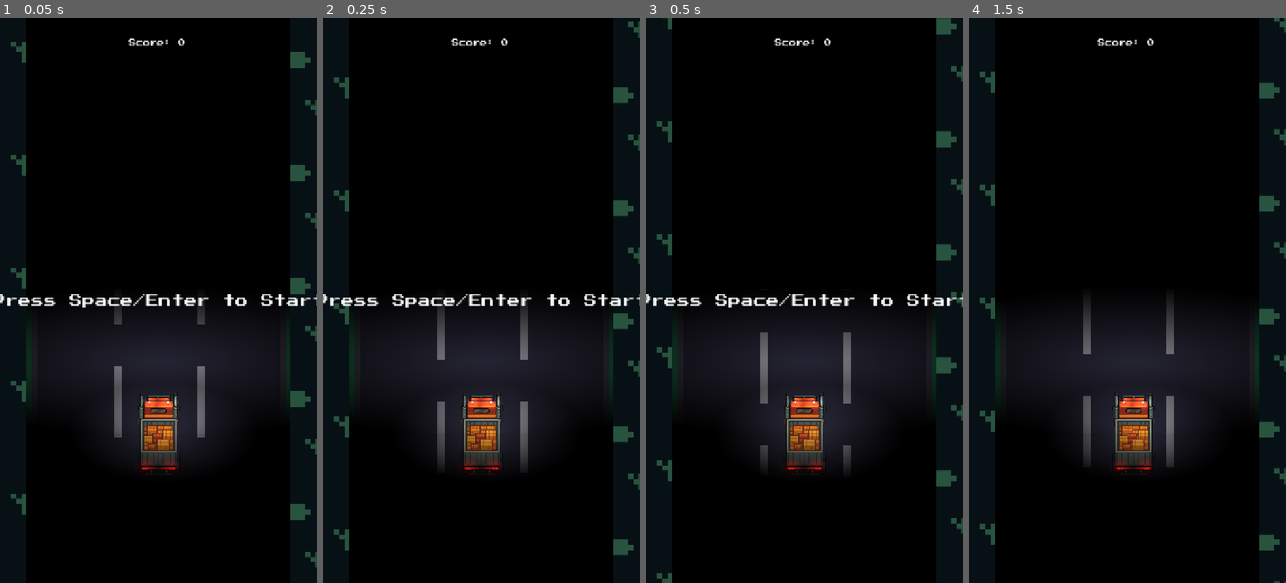
Above: before the commit, frames 1-4 (left to right).
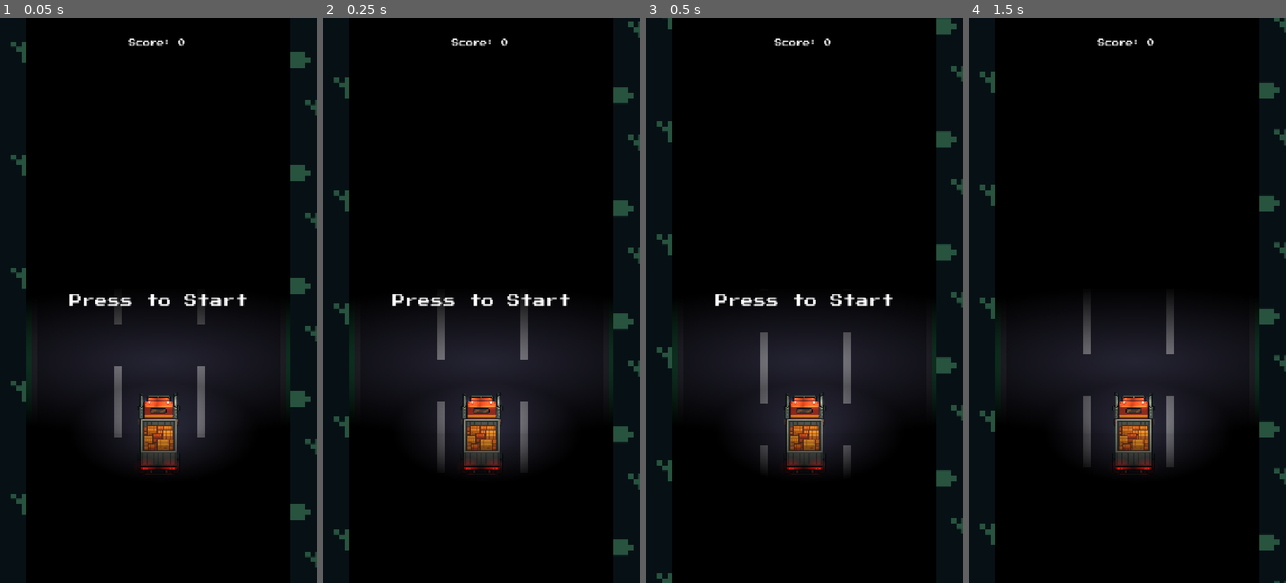
Above: after the commit, the same moments.

Repository: kevin-ai-04/night-trucker-game
Game: Godot game, scene res://main.tscn
Two runs of this game, one before a commit and one after it. Both use one fixed random seed, a clock stepped at 60 frames per second and the inputs below. The engine's default icon, where the game draws it, is replaced by a stand-in: a white triangle on a blue panel in a dark square. Sound files missing from this copy of the repository are replaced by a short silence.
Inputs (mouse positions are in pixels of both pictures, inside the frame that each line leads up to):
- Up to frame 1 (0.05 s): no input
- Up to frame 2 (0.25 s): no input
- Up to frame 3 (0.5 s): no input
- Up to frame 4 (1.5 s): tap Space (start_game) at 0.5, 1.35 s; move the mouse to (1197, 272) at 0.52 s; hold Right (move_right) 0.53-1.28 s; hold Space (start_game) 0.53-1.28 s; click (1197, 272) at 0.67 s; move the mouse to (1064, 328) at 1.27 s; hold Left (move_left) from 1.28 s (still down); click (1064, 328) at 1.42 s

The runs differ from the first frame. In frame 1, 0.9% of the frame differs, in the area x 0-100%, y 48-52%; in frame 2, 0.9%; in frame 3, 0.9%; in frame 4, nothing differs.

Commit message:
mobile support added

Diff:
--- a/main.gd
+++ b/main.gd
@@ -64,20 +64,30 @@
 	obstacle_timer.stop()
 
 	hud.get_node("ScoreLabel").text = "Score: " + str(score)
-	hud.get_node("MessageLabel").text = "Press Space/Enter to Start"
+	hud.get_node("MessageLabel").text = "Press to Start"
 	hud.get_node("MessageLabel").show()
 	retry_button.hide()
 	engine_sound_player.stop()
 
 func _unhandled_input(event):
-	if event.is_action_pressed("start_game") and not is_game_active:
-		get_tree().paused = false # Add this line
-		is_game_active = true
-		score = 0
-		hud.get_node("MessageLabel").hide()
-		hud.get_node("ScoreLabel").text = "Score: " + str(score)
-		obstacle_timer.start()
-		engine_sound_player.play()
+	# Only check for input if the game is not active
+	if not is_game_active:
+		# Check for keyboard start OR a screen tap/mouse click
+		var keyboard_start = event.is_action_pressed("start_game")
+		var screen_tap_start = event is InputEventMouseButton and event.button_index == MOUSE_BUTTON_LEFT and event.is_pressed()
+
+		if keyboard_start or screen_tap_start:
+			get_tree().paused = false
+			is_game_active = true
+			score = 0
+
+			# Update UI for game start
+			hud.get_node("MessageLabel").hide()
+			hud.get_node("ScoreLabel").text = "Score: " + str(score)
+
+			# Start the timers and sounds
+			obstacle_timer.start()
+			engine_sound_player.play()
 
 func _on_player_hit():
 	sfx_crash.play() # Add this line
Not shown, added: build/web/index.144x144.png.import
Not shown, added: build/web/index.180x180.png.import
Not shown, added: build/web/index.512x512.png.import
Not shown, added: build/web/index.apple-touch-icon.png.import
Not shown, added: build/web/index.icon.png.import
Not shown, added: build/web/index.png.import
Not shown, changed: export_presets.cfg
Not shown, changed: build/web/index.144x144.png
Not shown, changed: build/web/index.180x180.png
Not shown, changed: build/web/index.512x512.png
Not shown, changed: build/web/index.apple-touch-icon.png
Not shown, changed: build/web/index.html
(and 3 more such lines)
